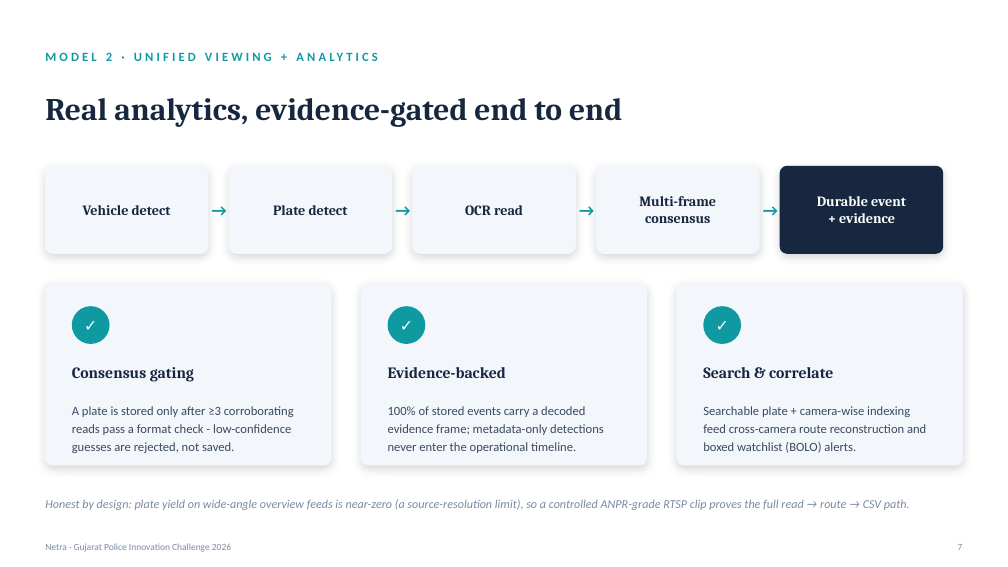
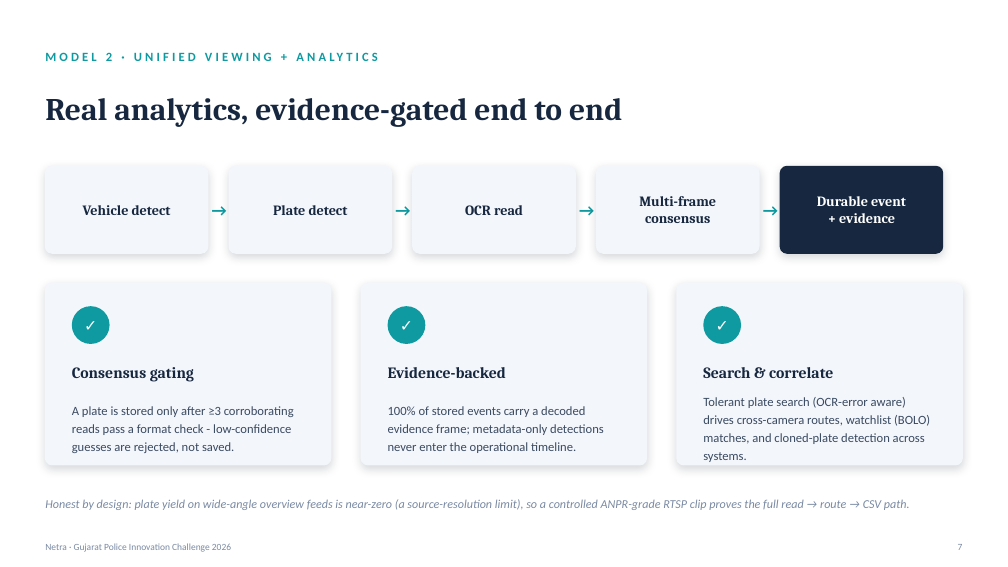
Before and after one commit to kunal047/gsp, a slide deck: slide 7 of deck/netra_deck.pptx. Drawn at 1008x567 pixels with LibreOffice and Linux fonts; fonts in the diff are those of the drawing. Boxes give left, top, right and bottom in pixels: in the first picture for what was removed or moved away, otherwise in the second. Text is boxed around its words. In the diff, an @@ line names an element or a change of style, - is before the commit and + after.

```diff
--- a/deck/netra_deck.pptx
+++ b/deck/netra_deck.pptx
@@ text at (703,397,930,462): text changed @@
-Searchable plate + camera-wise indexing feed cross-camera route reconstruction and boxed watchlist (BOLO) alerts.
+Tolerant plate search (OCR-error aware) drives cross-camera routes, watchlist (BOLO) matches, and cloned-plate detection across systems.
```
Also in this commit, not shown: 3 other slides changed, 3 other files.
